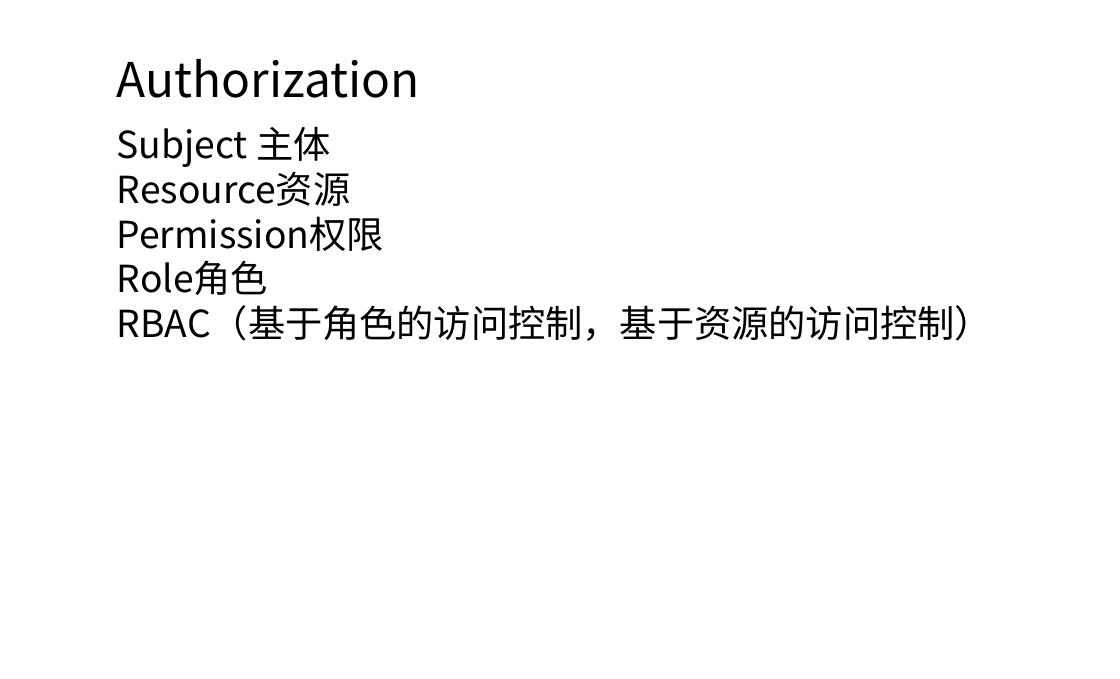
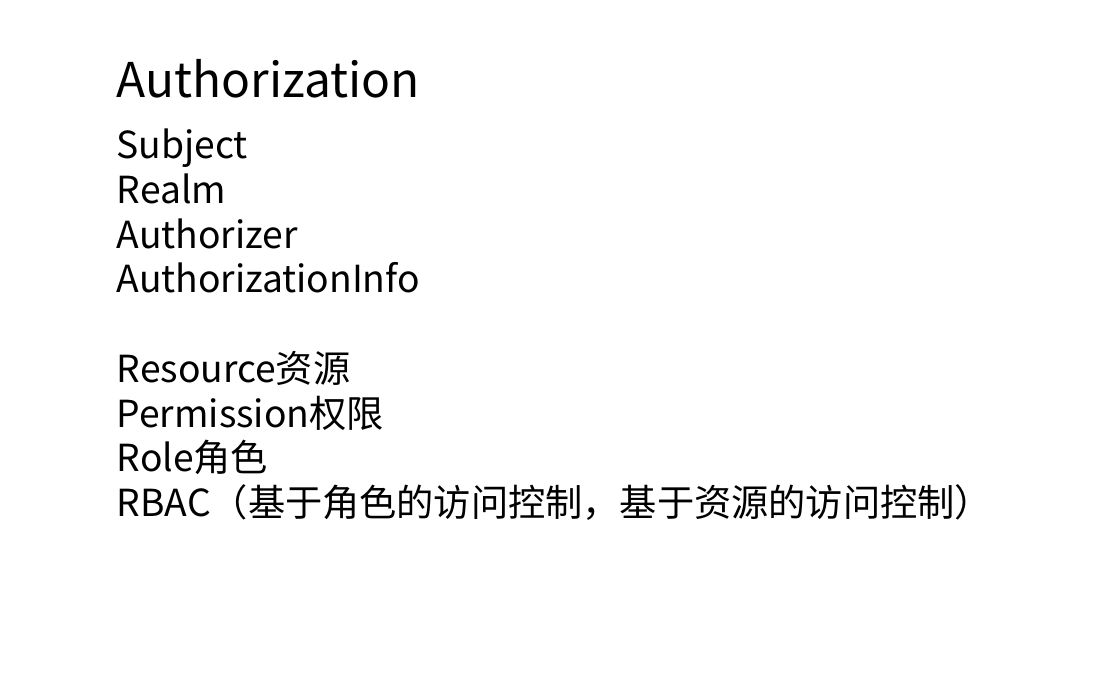
Before and after one commit to yanghaikun/shiro-in-action, a slide deck: slide 9 of shiro原理解析.pptx (slide 10 before the commit). Drawn at 1120x679 pixels with LibreOffice and Linux fonts; fonts in the diff are those of the drawing. Boxes give left, top, right and bottom in pixels: in the first picture for what was removed or moved away, otherwise in the second. Text is boxed around its words. In the diff, an @@ line names an element or a change of style, - is before the commit and + after.

```diff
--- a/shiro原理解析.pptx
+++ b/shiro原理解析.pptx
@@ text at box(117, 128, 420, 293): text changed @@
-Subject 主体
+Subject
+Realm
+Authorizer
+AuthorizationInfo
```
Also in this commit, not shown: 3 other slides changed, 1 slide removed.
